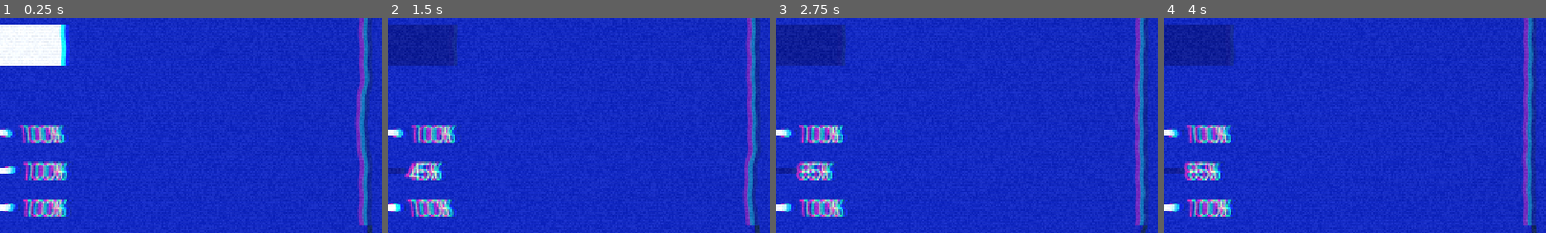
Above: before the commit, frames 1-4 (left to right).
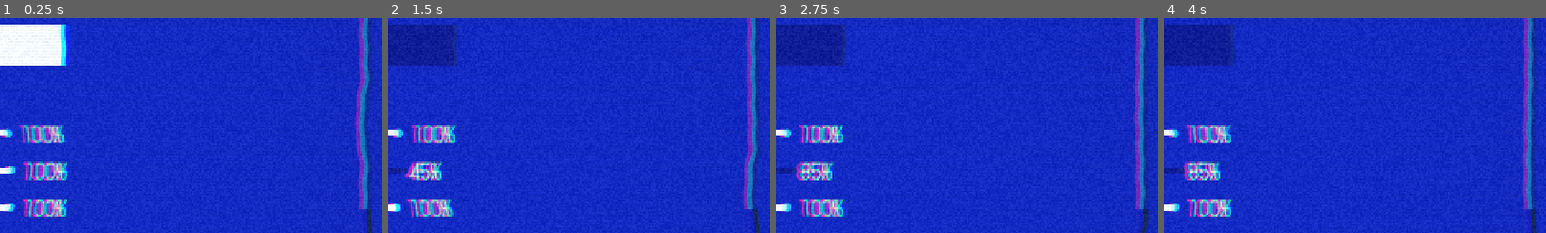
Above: after the commit, the same moments.

Repository: artemiiShabanov/RallyRivals
Game: Godot game, scene res://scenes/ui/settings.tscn
Two runs of this game, one before a commit and one after it. Both use one fixed random seed, a clock stepped at 60 frames per second and the inputs below. This scene is started directly instead of the project's main scene.
Inputs (mouse positions are % of the whole screen's width and height, from its top left):
- Up to frame 1 (0.25 s): no input
- Up to frame 2 (1.5 s): move the mouse to (72, 45) at 0.52 s; hold D (steer_right) 0.53-1.25 s; tap Z at 0.6 s; click (72, 45) at 0.67 s; drag from (30, 55) to (45, 70) at 1.27 s
- Up to frame 3 (2.75 s): move the mouse to (60, 28) at 2.02 s; hold D (steer_right) from 2.03 s (still down); tap Z at 2.1 s
- Up to frame 4 (4 s): release D (steer_right) at 2.75 s; drag from (45, 70) to (20, 35) at 2.77 s; move the mouse to (80, 65) at 3.52 s; hold A (steer_left) from 3.53 s (still down); tap Z at 3.6 s; tap Enter (ui_accept) at 3.77 s
The pictures show only the part of the screen within x 47-97%, y 18-68%; the shares and areas given below are measured in that part.

The runs differ from the first frame. In frame 1, 0.3% of the frame differs, in the area x 93-98%, y 88-97%; in frame 2, 0.3%; in frame 3, 0.3%; in frame 4, 0.3%.

Commit message:
art-vfx-juice: screen shake, landing thump, VHS glitch spike
ScreenJuice (statics, following the VHSFilter/WeatherFX convention since the car
holds no reference to the camera) collects three impulses and hands the camera a
view-space offset + roll each frame. Nothing touches physics — juice can never
change how the car drives.

  - Impacts reuse the existing VehicleController.impacted(strength) signal, so the
    kick scales with real collision impulse and inherits its 0.12 s cooldown.
  - Landings: VehicleController gains a `landed(strength)` signal, strength taken
    from peak DESCENT SPEED rather than air time, so cresting a rise doesn't thump
    like a drop off a ledge. This is only the detection the FX need — the comment
    points code-vehicle-airborne at driving this signal instead of adding a second
    detector.
  - Speed rumble is a floor under the shake, not an addition, so going fast never
    amplifies a crash.

Trauma is squared for perceptual falloff (verified: half the impulse gives ~a
quarter of the shake). The landing thump is a camera dip plus a forced full puff
from the existing per-surface emitters, which already carry the right colour and
cube size for whatever was landed on — no second particle system.

The VHS filter adds ScreenJuice.glitch_boost() on top of its authored glitch, so a
hit makes the tape stutter; additive, so menus are unaffected.

Settings gains SCREEN SHAKE (GDD §9, and the Glance-to-Read pillar): 0 stops all
camera motion. The glitch spike is deliberately NOT scaled by it, so players who
turn shake off keep the hit feedback.

Camera keeps an un-shaken base position — folding shake back into the follow
smoothing would make the whole rig wander.

Verified headless: falloff ratio, downward dip, decay to rest, scale-0 killing
motion while preserving the glitch, impact reading over full rumble, and a real car
dropped 3 m emitting landed once at strength 0.49.

Co-Authored-By: Claude Opus 4.8 <noreply@anthropic.com>

Diff:
--- a/rallyrivals/scripts/core/chase_camera.gd
+++ b/rallyrivals/scripts/core/chase_camera.gd
@@ -15,6 +15,11 @@
 @export var look_height := 1.0
 @export var follow_speed := 5.0
 
+@export_group("Juice")
+## Speed tremor band (art-vfx-juice). Below `rumble_from` the view is dead still.
+@export var rumble_from := 22.0          ## m/s where the speed tremor starts
+@export var rumble_full := 55.0          ## m/s where it reaches full amplitude
+
 @export_group("Free look")
 @export var mouse_sensitivity := 0.004   ## rad per mouse pixel
 @export var stick_look_speed := 2.5      ## rad/s at full stick deflection
@@ -22,12 +27,23 @@
 @export var return_speed := 4.0          ## how fast the view eases back behind the car
 
 var _target: Node3D
+var _car: VehicleController   # the target when it's a car — the source of juice events
 var _yaw := 0.0          # look-around offsets around the car (0 = straight behind)
 var _pitch := 0.0
 var _idle := 0.0         # seconds since the last look input
+# The un-shaken camera position. Shake is added on top when writing global_position, never folded
+# back in — otherwise each frame's smoothing would chase the previous frame's shake and the whole
+# rig would wander.
+var _base := Vector3.ZERO
+var _has_base := false
 
 func _ready() -> void:
 	_target = get_node_or_null(target_path) as Node3D
+	ScreenJuice.reset()          # a hit must never ring on from the previous scene
+	_car = _target as VehicleController
+	if _car != null:
+		_car.impacted.connect(ScreenJuice.impact)
+		_car.landed.connect(ScreenJuice.landing)
 
 func _unhandled_input(event: InputEvent) -> void:
 	if event is InputEventMouseMotion:
@@ -63,5 +79,20 @@
 	var radius := Vector2(distance, height).length()
 	var desired := t.origin + (behind * cos(pitch) + Vector3.UP * sin(pitch)) * radius
 	var weight := 1.0 - exp(-follow_speed * delta)  # frame-rate-independent smoothing
-	global_position = global_position.lerp(desired, weight)
+	if not _has_base:
+		_base = desired            # first frame: snap, don't ease in from the origin
+		_has_base = true
+	_base = _base.lerp(desired, weight)
+	global_position = _base
 	look_at(t.origin + Vector3.UP * look_height, Vector3.UP)
+
+	# --- juice, applied AFTER look_at (which would otherwise cancel any offset) ---
+	var speed := _car.linear_velocity.length() if _car != null else 0.0
+	ScreenJuice.set_rumble(clampf((speed - rumble_from) / maxf(1.0, rumble_full - rumble_from), 0.0, 1.0))
+	ScreenJuice.advance(delta)
+	var jo := ScreenJuice.offset()
+	if jo != Vector3.ZERO:
+		global_position = _base + global_transform.basis * jo   # offset in VIEW space
+	var jr := ScreenJuice.roll()
+	if jr != 0.0:
+		rotate_object_local(Vector3.FORWARD, jr)
--- /dev/null
+++ b/rallyrivals/scripts/core/screen_juice.gd
@@ -0,0 +1,89 @@
+class_name ScreenJuice
+extends RefCounted
+## Screen juice (art-vfx-juice): the view's physical reaction to violence — a decaying shake from
+## impacts, a suspension dip on landing, and a faint tremor at speed — plus a matching spike of the
+## VHS filter's glitch, so a big hit makes the tape stutter as well as knocking the camera.
+##
+## Statics, following the VHSFilter / WeatherFX convention: the car holds no reference to the camera,
+## so events are pushed from wherever they happen and ChaseCamera drains them each frame. NOTHING
+## here touches physics — every value is view-space only, so juice can never change how the car
+## drives (the same rule the terrain shader follows about collision).
+##
+## `scale` is the accessibility dial (Settings -> SCREEN SHAKE; GDD §9, and the "Glance to Read"
+## pillar): 0 stops all camera motion. The glitch spike is deliberately NOT scaled by it — it
+## carries no motion, so players who turn shake off still get the hit feedback.
+
+## User setting; 0 = no camera motion at all. Mirrors the role of VHSFilter.intensity.
+static var scale := 1.0
+
+const TRAUMA_DECAY := 2.2       ## trauma/s — a full hit rings for a bit under half a second
+const DIP_RECOVER := 7.0        ## spring rate the landing dip eases back at
+const GLITCH_DECAY := 5.0       ## the tape recovers fast; a lingering tear reads as breakage
+const MAX_OFFSET := 0.34        ## metres of camera translation at full trauma
+const MAX_ROLL := 0.055         ## radians of view roll at full trauma
+const MAX_DIP := 0.42           ## metres the view drops on the hardest landing
+const RUMBLE_AMP := 0.16        ## trauma-equivalent amplitude of a flat-out speed tremor
+
+## Contact impulse that counts as a full-strength hit. VehicleController.impacted reports the
+## strongest contact impulse of the frame; a ~1200 kg car hitting something at speed lands in the
+## low thousands, so this saturates on a real crash but not on scraping a wall.
+const IMPACT_FULL := 4200.0
+
+static var _trauma := 0.0
+static var _dip := 0.0
+static var _rumble := 0.0
+static var _glitch := 0.0
+static var _t := 0.0
+
+## A collision. `impulse` comes straight from VehicleController.impacted.
+static func impact(impulse: float) -> void:
+	var s := clampf(impulse / IMPACT_FULL, 0.0, 1.0)
+	_trauma = minf(1.0, _trauma + s)
+	_glitch = minf(1.0, _glitch + s * 0.9)
+
+## A touchdown after air. `strength` is 0..1 — how hard the car came down.
+static func landing(strength: float) -> void:
+	var s := clampf(strength, 0.0, 1.0)
+	_dip = minf(1.0, _dip + s)
+	_trauma = minf(1.0, _trauma + s * 0.55)
+	_glitch = minf(1.0, _glitch + s * 0.5)
+
+## Continuous 0..1 tremor, pushed every frame by whatever is watching speed.
+static func set_rumble(v: float) -> void:
+	_rumble = clampf(v, 0.0, 1.0)
+
+## Decay everything. ChaseCamera calls this once per frame, before reading the offsets.
+static func advance(delta: float) -> void:
+	_t += delta
+	_trauma = maxf(0.0, _trauma - TRAUMA_DECAY * delta)
+	_glitch = maxf(0.0, _glitch - GLITCH_DECAY * delta)
+	_dip = lerpf(_dip, 0.0, 1.0 - exp(-DIP_RECOVER * delta))   # frame-rate independent
+
+## Clear it all — scene change or respawn, so a hit never rings on into the next scene.
+static func reset() -> void:
+	_trauma = 0.0
+	_dip = 0.0
+	_rumble = 0.0
+	_glitch = 0.0
+
+## Camera translation for this frame, in VIEW space (x sideways, y vertical). Three unrelated
+## frequencies so the motion never settles into a clean, readable oscillation.
+static func offset() -> Vector3:
+	var amp := _amp()
+	var x := sin(_t * 37.0) * amp * MAX_OFFSET
+	var y := sin(_t * 43.0 + 1.7) * amp * MAX_OFFSET - _dip * MAX_DIP
+	return Vector3(x, y, 0.0) * scale
+
+## View roll for this frame, radians.
+static func roll() -> float:
+	return sin(_t * 31.0 + 3.1) * _amp() * MAX_ROLL * scale
+
+## Additive glitch for the VHS filter. NOT scaled by `scale` on purpose — see the header.
+static func glitch_boost() -> float:
+	return _glitch
+
+# Trauma is squared so the shake falls off perceptually rather than linearly (a half-strength hit
+# should feel much gentler than half). The speed tremor is a floor under it, not an addition, so
+# driving fast never amplifies a crash.
+static func _amp() -> float:
+	return maxf(_trauma * _trauma, _rumble * RUMBLE_AMP)
--- a/rallyrivals/scripts/core/settings.gd
+++ b/rallyrivals/scripts/core/settings.gd
@@ -3,7 +3,7 @@
 ## (code-core-settings-apply). Backed by user://settings.cfg, loaded and applied once on boot so the
 ## game always starts in the configured state. Three groups:
 ##   audio  — per-bus linear volume (Master/Music/SFX/UI) -> Sfx.set_bus_volume
-##   video  — VHS filter intensity (0 = the off switch, GDD §9 accessibility) + fullscreen
+##   video  — VHS filter intensity + screen shake (both have 0 = off, GDD §9) + fullscreen
 ##   input  — remapped actions, serialised with var_to_str (same shape project.godot uses)
 ## Kept separate from Save: settings are global, career progress is per-slot.
 
@@ -12,6 +12,7 @@
 const REMAPPABLE := ["accelerate", "brake_reverse", "steer_left", "steer_right",
 	"handbrake", "reset_car", "pause"]
 const DEF_VHS := 0.75
+const DEF_SHAKE := 1.0
 
 var _cfg := ConfigFile.new()
 var _dirty := false
@@ -32,6 +33,7 @@
 	for b in BUSES:
 		Sfx.set_bus_volume(b, get_bus(b))
 	VHSFilter.intensity = get_vhs()
+	ScreenJuice.scale = get_shake()
 	_apply_fullscreen(get_fullscreen())
 	_apply_input()
 
@@ -60,6 +62,16 @@
 	_cfg.set_value("video", "vhs_intensity", v)
 	_dirty = true
 	VHSFilter.intensity = v
+
+## Screen-shake amount (0 = the off switch — camera juice can trigger motion sickness, and the
+## "Glance to Read" pillar wants the view legible). The VHS glitch spike is unaffected.
+func get_shake() -> float:
+	return float(_cfg.get_value("video", "screen_shake", DEF_SHAKE))
+
+func set_shake(v: float) -> void:
+	_cfg.set_value("video", "screen_shake", v)
+	_dirty = true
+	ScreenJuice.scale = v
 
 func get_fullscreen() -> bool:
 	return bool(_cfg.get_value("video", "fullscreen", false))
--- a/rallyrivals/scripts/ui/settings_screen.gd
+++ b/rallyrivals/scripts/ui/settings_screen.gd
@@ -135,6 +135,8 @@
 		func(on: bool) -> void: Settings.set_fullscreen(on)))
 	_col.add_child(_slider_row("VHS FILTER", Settings.get_vhs() * 100.0,
 		func(v: float) -> void: Settings.set_vhs(v / 100.0)))
+	_col.add_child(_slider_row("SCREEN SHAKE", Settings.get_shake() * 100.0,
+		func(v: float) -> void: Settings.set_shake(v / 100.0)))
 
 	_col.add_child(spacer(10))
 
--- a/rallyrivals/scripts/vehicle/surface_particles.gd
+++ b/rallyrivals/scripts/vehicle/surface_particles.gd
@@ -22,6 +22,7 @@
 var _ground: Array[GPUParticles3D] = []
 var _ground_surface: Array[String] = []
 var _wet: Array[GPUParticles3D] = []
+var _burst := 0.0                # seconds of forced full kick-up left after a landing
 
 func _ready() -> void:
 	_car = get_parent() as VehicleController
@@ -29,6 +30,13 @@
 		push_warning("SurfaceParticles expects a VehicleController parent")
 		set_physics_process(false)
 		return
+	_car.landed.connect(_on_landed)
+
+## A touchdown throws up a puff whatever the speed (art-vfx-juice) — the existing emitters already
+## carry the right colour and cube size for the surface landed on, so this just forces them to full
+## for a moment instead of adding a second set of particles.
+func _on_landed(strength: float) -> void:
+	_burst = maxf(_burst, 0.10 + 0.16 * clampf(strength, 0.0, 1.0))
 
 func _make_emitter() -> GPUParticles3D:
 	var p := GPUParticles3D.new()
@@ -44,7 +52,8 @@
 	add_child(p)
 	return p
 
-func _physics_process(_dt: float) -> void:
+func _physics_process(dt: float) -> void:
+	_burst = maxf(0.0, _burst - dt)
 	# Rear wheels aren't known until the controller's _ready (runs after ours), so build lazily.
 	if _ground.is_empty():
 		for _w in _car.rear_wheels():
@@ -100,6 +109,8 @@
 			_ground_surface[i] = surf.id
 		var frac: float = clampf(surf.dust_baseline + (1.0 - surf.dust_baseline) * skid, 0.0, 1.0)
 		var intensity := frac * speed_f
+		if _burst > 0.0:
+			intensity = maxf(intensity, 0.9)   # a landing puffs even from a standstill
 		e.global_position = point + Vector3.UP * LIFT
 		e.amount_ratio = clampf(intensity, 0.0, 1.0)
 		e.emitting = intensity > MIN_INTENSITY
--- a/rallyrivals/scripts/vehicle/vehicle_controller.gd
+++ b/rallyrivals/scripts/vehicle/vehicle_controller.gd
@@ -69,6 +69,17 @@
 var _impact_cool := 0.0
 var _touching := 0                       # bodies in contact right now (scrape source)
 
+## Touchdown after every wheel left the ground. `strength` is 0..1, from how fast the car was
+## FALLING — a long float onto a downslope should thump less than a short drop off a ledge.
+## Consumed by ScreenJuice (camera dip) and SurfaceParticles (dust burst).
+## This is only as much air detection as the landing FX need; code-vehicle-airborne owns real air
+## CONTROL, and when it lands it should drive this signal rather than add a second detector.
+signal landed(strength: float)
+const AIR_MIN := 0.18                    # s off the ground before a touchdown counts as a landing
+const LANDING_FULL := 12.0               # m/s of descent that makes the hardest thump
+var _air := 0.0                          # seconds with no wheel touching
+var _fall := 0.0                         # fastest descent seen during this flight (negative)
+
 var _spawn_transform: Transform3D
 var _wheels: Array[VehicleWheel3D] = []
 var _base_stiffness := {}                # wheel -> scene-authored suspension baseline (REF_MASS)
@@ -169,6 +180,7 @@
 	is_braking = brake > 0.0
 	is_handbraking = handbraking
 	_impact_cool = maxf(0.0, _impact_cool - delta)
+	_track_landing(delta)
 	_update_taillights(brake > 0.0 or handbraking)
 	_apply_grip(handbraking)
 	# Anti-spin cap only while NOT braking: braking into a corner (esp. handbrake) is a
@@ -283,6 +295,18 @@
 			worst = minf(worst, w.get_skidinfo())
 	return 1.0 - worst
 
+## Airborne -> touchdown. Strength comes from peak descent speed rather than air time, so a gentle
+## crest that lifts the wheels for a moment doesn't thump like a real drop.
+func _track_landing(delta: float) -> void:
+	if wheels_on_ground() == 0:
+		_air += delta
+		_fall = minf(_fall, linear_velocity.y)
+		return
+	if _air > AIR_MIN:
+		landed.emit(clampf(absf(_fall) / LANDING_FULL, 0.0, 1.0))
+	_air = 0.0
+	_fall = 0.0
+
 func wheels_on_ground() -> int:
 	var n := 0
 	for w in _wheels:
--- a/rallyrivals/scripts/world/vhs_filter.gd
+++ b/rallyrivals/scripts/world/vhs_filter.gd
@@ -33,5 +33,8 @@
 
 func _process(_dt: float) -> void:
 	_mat.set_shader_parameter("intensity", intensity)
-	_mat.set_shader_parameter("glitch", glitch)
+	# Impacts and landings spike the tape on top of whatever this filter was authored with
+	# (art-vfx-juice). Additive, so a menu's steady glitch is untouched — ScreenJuice sits at 0
+	# unless something just hit.
+	_mat.set_shader_parameter("glitch", minf(1.0, glitch + ScreenJuice.glitch_boost()))
 	_rect.visible = intensity > 0.001   # true off — no draw, no back-buffer copy, no cost
Not shown, added: rallyrivals/scripts/core/screen_juice.gd.uid
Not shown, changed: STATUS.md
Not shown, changed: tasks.yaml
